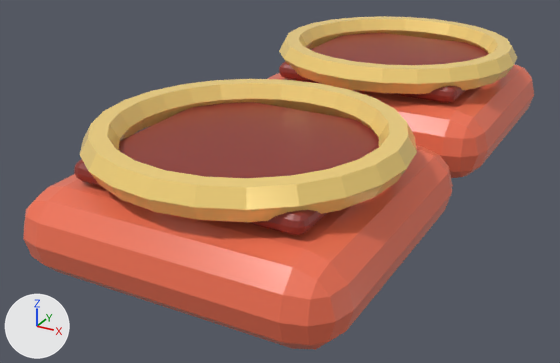
Renders of the FBX model Assets/_Projects/Art/PR3D/Containers/PR3D_Container_1x2.fbx from each side of a commit.
The view is the same before and after, from a 50 mm camera at (0.936, -1.546, 0.968) aimed at (-0.113, 0.361, 0.014). Lighting does not change. The marker at lower left points along +X, +Y and +Z. The picture after the commit comes second. Where no turn or scale is listed for an object, it has been applied to the vertices.

In view in the first picture: 'Visual_1x2_Base_00', 'Visual_1x2_Base_01', 'Visual_1x2_Inset_00', 'Visual_1x2_Inset_01', 'Visual_1x2_Rim_00', 'Visual_1x2_Rim_01'.
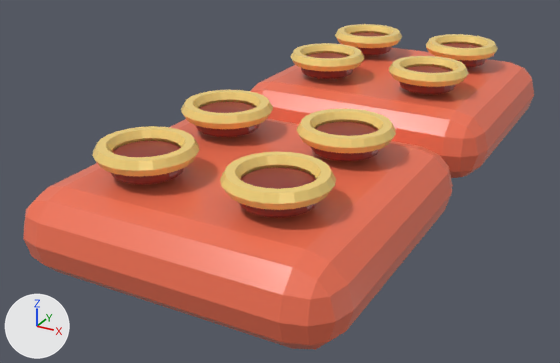
What differs and where, as boxes [x1, y1, x2, y2] in the pictures (560 x 363 px):
'Visual_1x2_Rim_00', deleted (yellow): before [80, 79, 417, 222]
'Visual_1x2_Inset_00', deleted (red): before [74, 102, 379, 235]
'Visual_1x2_Rim_01', deleted (yellow): before [279, 16, 517, 94]
'Visual_1x2_Inset_01', deleted (red): before [279, 33, 489, 103]
'Visual_1x2_ToppingRim_00_02', added (yellow): after [220, 152, 336, 210]
'Visual_1x2_ToppingRim_00_00', added (yellow): after [92, 126, 200, 177]
'Visual_1x2_ToppingRim_00_03', added (yellow): after [297, 109, 396, 154]
'Visual_1x2_ToppingRim_00_01', added (yellow): after [181, 90, 273, 129]
'Visual_1x2_ToppingRim_01_02', added (yellow): after [389, 56, 469, 87]
'Visual_1x2_Topping_00_02', added (red): after [240, 168, 317, 217]
'Visual_1x2_ToppingRim_01_00', added (yellow): after [291, 43, 364, 72]
'Visual_1x2_ToppingRim_01_03', added (yellow): after [426, 34, 498, 60]
'Visual_1x2_Topping_00_00', added (red): after [111, 141, 184, 184]
'Visual_1x2_ToppingRim_01_01', added (yellow): after [335, 24, 402, 48]
'Visual_1x2_Topping_00_03', added (red): after [311, 122, 380, 161]
'Visual_1x2_Topping_00_01', added (red): after [196, 102, 259, 137]
'Visual_1x2_Topping_01_02', added (red): after [399, 66, 456, 94]
'Visual_1x2_Topping_01_00', added (red): after [301, 53, 353, 79]
'Visual_1x2_Topping_01_01', added: after [352, 32, 392, 55]
'Visual_1x2_Topping_01_03', added: after [443, 43, 486, 68]

Edits to the bpy script that builds the scene:
```text
Remove ob_visual_1x2_inset_00:
    ob_visual_1x2_inset_00 = bpy.data.objects.new('Visual_1x2_Inset_00', me_cube_003)
Remove ob_visual_1x2_rim_00:
    ob_visual_1x2_rim_00 = bpy.data.objects.new('Visual_1x2_Rim_00', me_torus_001)
Remove ob_visual_1x2_rim_01:
    ob_visual_1x2_rim_01 = bpy.data.objects.new('Visual_1x2_Rim_01', me_torus_002)
Remove ob_visual_1x2_inset_01:
    ob_visual_1x2_inset_01 = bpy.data.objects.new('Visual_1x2_Inset_01', me_cube_005)
Add ob_visual_1x2_topping_01_02:
    ob_visual_1x2_topping_01_02 = bpy.data.objects.new('Visual_1x2_Topping_01_02', me_cylinder_050)  # 120 vertices, 102 faces; spans x -0.09..0.09, y -0.09..0.09, z -0.025..0.025; in mat_pr3d_mat_container_interior (red #90352c)
    ob_visual_1x2_topping_01_02.location = (0.18, 0.82, 0.26)
Add ob_visual_1x2_toppingrim_01_01:
    ob_visual_1x2_toppingrim_01_01 = bpy.data.objects.new('Visual_1x2_ToppingRim_01_01', me_torus_059)  # a torus around z (ring radius 0.105, tube radius 0.022) spanning x -0.127..0.127, y -0.127..0.127, z -0.019..0.019; in mat_pr3d_mat_container_rim (yellow #ffdd81)
    ob_visual_1x2_toppingrim_01_01.location = (-0.18, 1.18, 0.29)
Add ob_visual_1x2_toppingrim_01_03:
    ob_visual_1x2_toppingrim_01_03 = bpy.data.objects.new('Visual_1x2_ToppingRim_01_03', me_torus_059.copy())
    ob_visual_1x2_toppingrim_01_03.location = (0.18, 1.18, 0.29)
Add ob_visual_1x2_topping_01_01:
    ob_visual_1x2_topping_01_01 = bpy.data.objects.new('Visual_1x2_Topping_01_01', me_cylinder_050.copy())
    ob_visual_1x2_topping_01_01.location = (-0.18, 1.18, 0.26)
Add ob_visual_1x2_toppingrim_00_03:
    ob_visual_1x2_toppingrim_00_03 = bpy.data.objects.new('Visual_1x2_ToppingRim_00_03', me_torus_059.copy())
    ob_visual_1x2_toppingrim_00_03.location = (0.18, 0.18, 0.29)
Add ob_visual_1x2_toppingrim_00_00:
    ob_visual_1x2_toppingrim_00_00 = bpy.data.objects.new('Visual_1x2_ToppingRim_00_00', me_torus_059.copy())
    ob_visual_1x2_toppingrim_00_00.location = (-0.18, -0.18, 0.29)
Add ob_visual_1x2_topping_00_00:
    ob_visual_1x2_topping_00_00 = bpy.data.objects.new('Visual_1x2_Topping_00_00', me_cylinder_050.copy())
    ob_visual_1x2_topping_00_00.location = (-0.18, -0.18, 0.26)
Add ob_visual_1x2_topping_00_02:
    ob_visual_1x2_topping_00_02 = bpy.data.objects.new('Visual_1x2_Topping_00_02', me_cylinder_050.copy())
    ob_visual_1x2_topping_00_02.location = (0.18, -0.18, 0.26)
Add ob_visual_1x2_toppingrim_01_02:
    ob_visual_1x2_toppingrim_01_02 = bpy.data.objects.new('Visual_1x2_ToppingRim_01_02', me_torus_059.copy())
    ob_visual_1x2_toppingrim_01_02.location = (0.18, 0.82, 0.29)
Add ob_visual_1x2_toppingrim_00_01:
    ob_visual_1x2_toppingrim_00_01 = bpy.data.objects.new('Visual_1x2_ToppingRim_00_01', me_torus_059.copy())
    ob_visual_1x2_toppingrim_00_01.location = (-0.18, 0.18, 0.29)
Add ob_visual_1x2_topping_01_03:
    ob_visual_1x2_topping_01_03 = bpy.data.objects.new('Visual_1x2_Topping_01_03', me_cylinder_050.copy())
    ob_visual_1x2_topping_01_03.location = (0.18, 1.18, 0.26)
Add ob_visual_1x2_topping_00_01:
    ob_visual_1x2_topping_00_01 = bpy.data.objects.new('Visual_1x2_Topping_00_01', me_cylinder_050.copy())
    ob_visual_1x2_topping_00_01.location = (-0.18, 0.18, 0.26)
Add ob_visual_1x2_topping_01_00:
    ob_visual_1x2_topping_01_00 = bpy.data.objects.new('Visual_1x2_Topping_01_00', me_cylinder_050.copy())
    ob_visual_1x2_topping_01_00.location = (-0.18, 0.82, 0.26)
Add ob_visual_1x2_topping_00_03:
    ob_visual_1x2_topping_00_03 = bpy.data.objects.new('Visual_1x2_Topping_00_03', me_cylinder_050.copy())
    ob_visual_1x2_topping_00_03.location = (0.18, 0.18, 0.26)
Add ob_visual_1x2_toppingrim_01_00:
    ob_visual_1x2_toppingrim_01_00 = bpy.data.objects.new('Visual_1x2_ToppingRim_01_00', me_torus_059.copy())
    ob_visual_1x2_toppingrim_01_00.location = (-0.18, 0.82, 0.29)
Add ob_visual_1x2_toppingrim_00_02:
    ob_visual_1x2_toppingrim_00_02 = bpy.data.objects.new('Visual_1x2_ToppingRim_00_02', me_torus_059.copy())
    ob_visual_1x2_toppingrim_00_02.location = (0.18, -0.18, 0.29)
```
